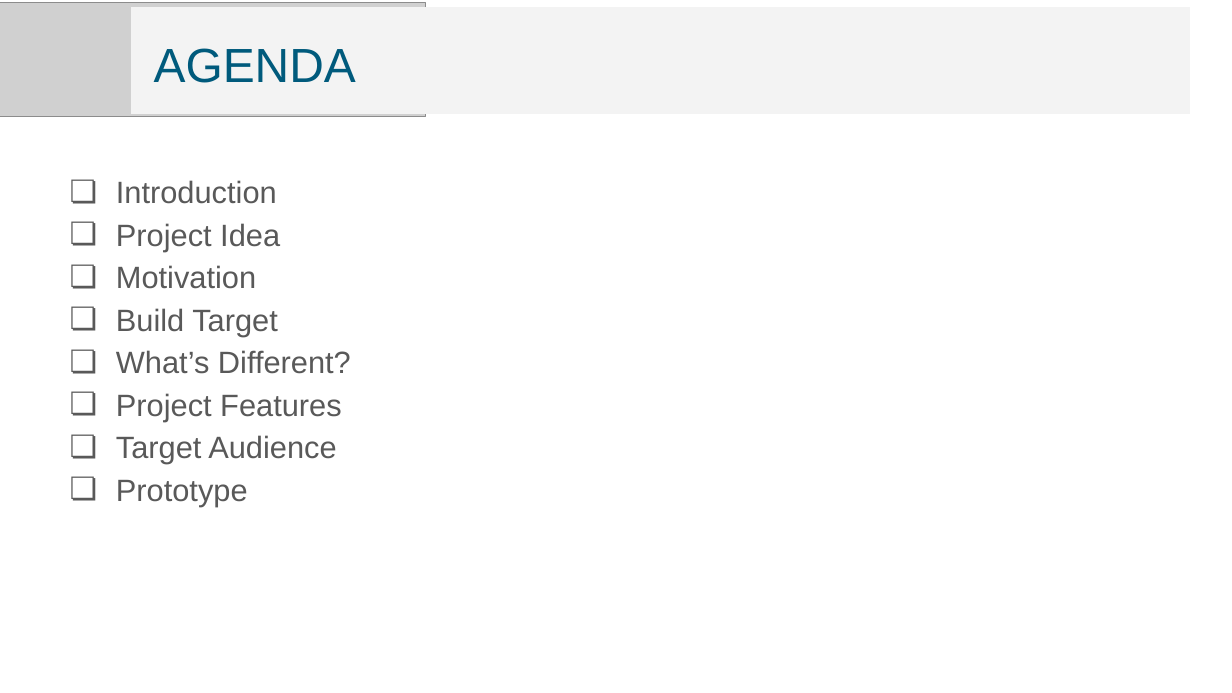
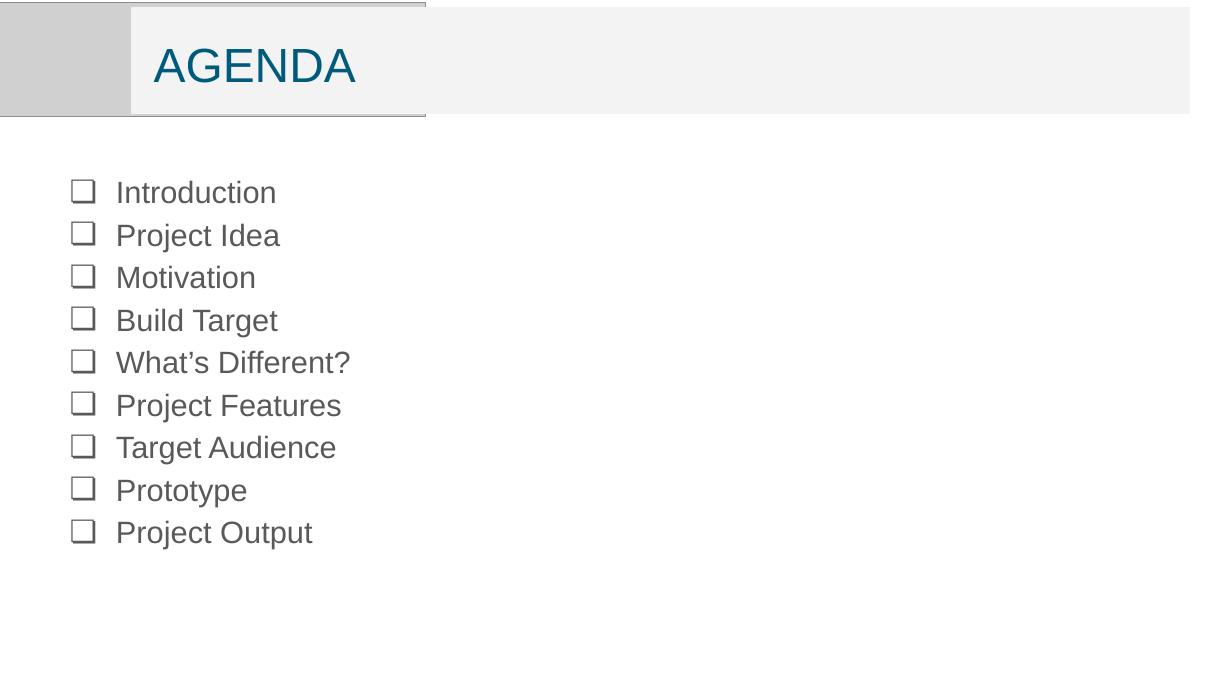
Before and after one commit to TheJimmyGod/Senior_Project, a slide deck: slide 2 of Multithreading_With AI/Documents/Final Delivery.pptx. Drawn at 1232x693 pixels with LibreOffice and Linux fonts; fonts in the diff are those of the drawing; grey boxes stand for pictures. Boxes give left, top, right and bottom in pixels: in the first picture for what was removed or moved away, otherwise in the second. Text is boxed around its words. In the diff, an @@ line names an element or a change of style, - is before the commit and + after.

```diff
--- a/Multithreading_With AI/Documents/Final Delivery.pptx
+++ b/Multithreading_With AI/Documents/Final Delivery.pptx
@@ text at <box>116,520,312,549</box>: paragraph added @@
+❏ Project Output
```
Also in this commit, not shown: 4 other slides changed, 3 slides added, 12 other files.
